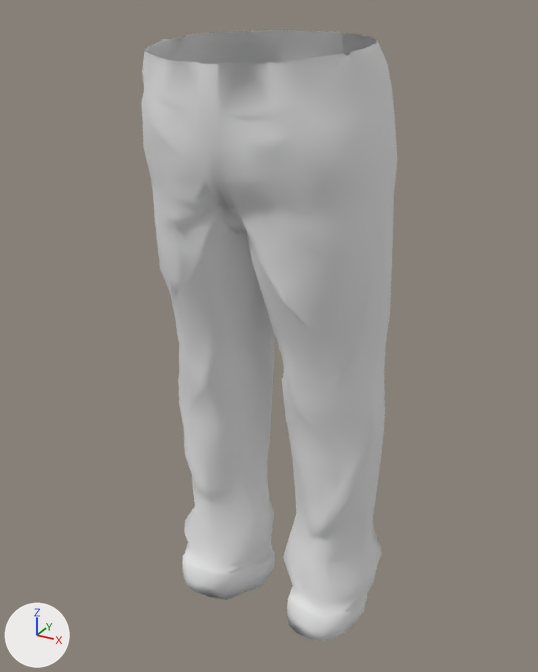
One commit to the OBJ model data/mesh/Brad/PantsShape.obj: the scene before it, then after it.
Before and after are seen from a camera (50 mm lens) standing at (54.8, -100.6, 14.1) and looking at (-1.0, 0.9, -36.6). Every picture has the same lights, and +X, +Y and +Z are marked at lower left. Where no turn or scale is listed for an object, it has been applied to the vertices.

Objects in the first picture: 'PantsShape'.
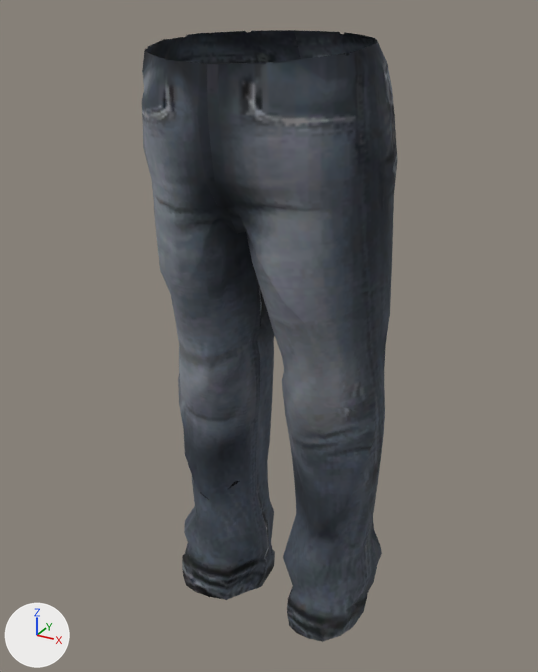
Location of each change, (x1, y1, x2, y2) in pixels of the pictures (538 x 672 px):
'PantsShape', surface changed
    both: (142, 30, 397, 642)

The edits, one by one:
Picture 'Brad_Pants.dds' (img_brad_pants_dds) is new.
In material '_brad1:brad:lambert72SG' (mat_brad1_brad_lambert72sg), base_color is no longer (0.8, 0.8, 0.8), white #e7e7e7.
In material '_brad1:brad:lambert72SG' (mat_brad1_brad_lambert72sg), texture is now set to img_brad_pants_dds.
